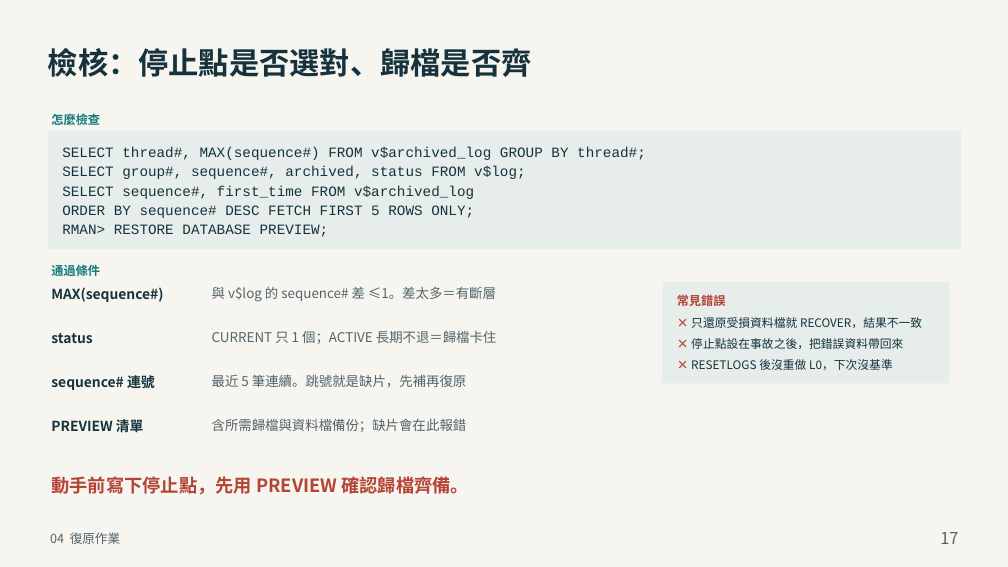
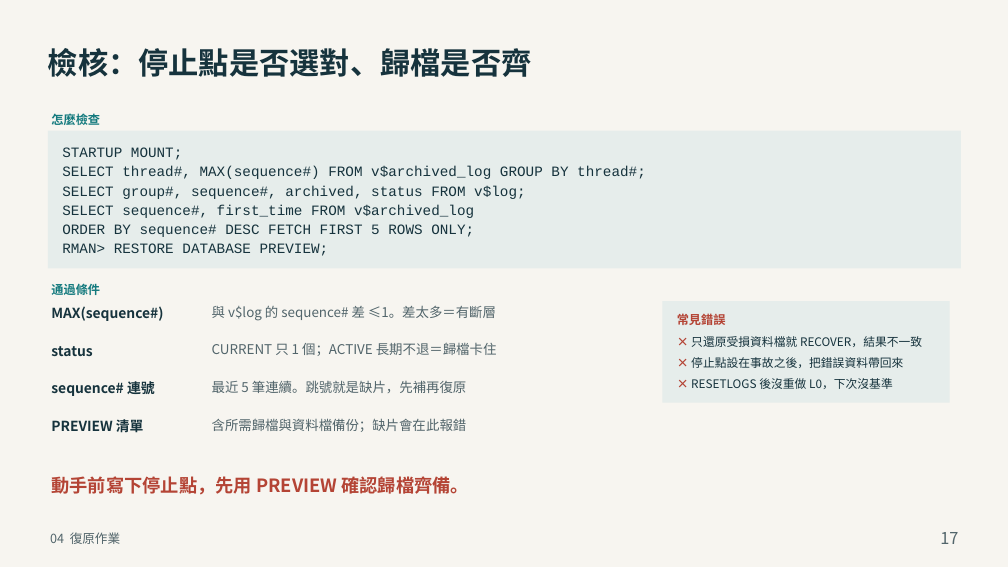
Before and after one commit to YouAreTheBlueSky/Oracle-DBA-Training-Docs, a slide deck: slide 17 of deliver_beginner/04_Oracle_DBA_備份與復原.pptx. Drawn at 1008x567 pixels with LibreOffice and Linux fonts; fonts in the diff are those of the drawing. Boxes give left, top, right and bottom in pixels: in the first picture for what was removed or moved away, otherwise in the second. Text is boxed around its words. In the diff, an @@ line names an element or a change of style, - is before the commit and + after.

```diff
--- a/deliver_beginner/04_Oracle_DBA_備份與復原.pptx
+++ b/deliver_beginner/04_Oracle_DBA_備份與復原.pptx
@@ rectangle: place and size @@
-rectangle at <box>48,131,961,249</box>
+rectangle at <box>48,131,961,268</box>
@@ text at <box>62,147,182,160</box>: paragraph added @@
+STARTUP MOUNT;
@@ 5 texts, 1 rectangle: place and size @@
-5 texts, 1 rectangle at <box>51,265,949,383</box>
+5 texts, 1 rectangle at <box>51,284,949,403</box>
@@ text "status": place and size @@
-text "status" at <box>51,333,92,343</box>
+text "status" at <box>51,346,92,356</box>
@@ text "CURRENT 只 1 個；ACTIVE 長期不退＝歸檔卡住": place and size @@
-text "CURRENT 只 1 個；ACTIVE 長期不退＝歸檔卡住" at <box>212,331,497,344</box>
+text "CURRENT 只 1 個；ACTIVE 長期不退＝歸檔卡住" at <box>212,343,497,356</box>
@@ text "sequence# 連號": place and size @@
-text "sequence# 連號" at <box>51,373,155,391</box>
+text "sequence# 連號" at <box>51,380,155,398</box>
@@ text "最近 5 筆連續。跳號就是缺片，先補再復原": place and size @@
-text "最近 5 筆連續。跳號就是缺片，先補再復原" at <box>212,374,466,387</box>
+text "最近 5 筆連續。跳號就是缺片，先補再復原" at <box>212,380,466,393</box>
```
Also in this commit, not shown: 9 other slides changed, 5 other files.
